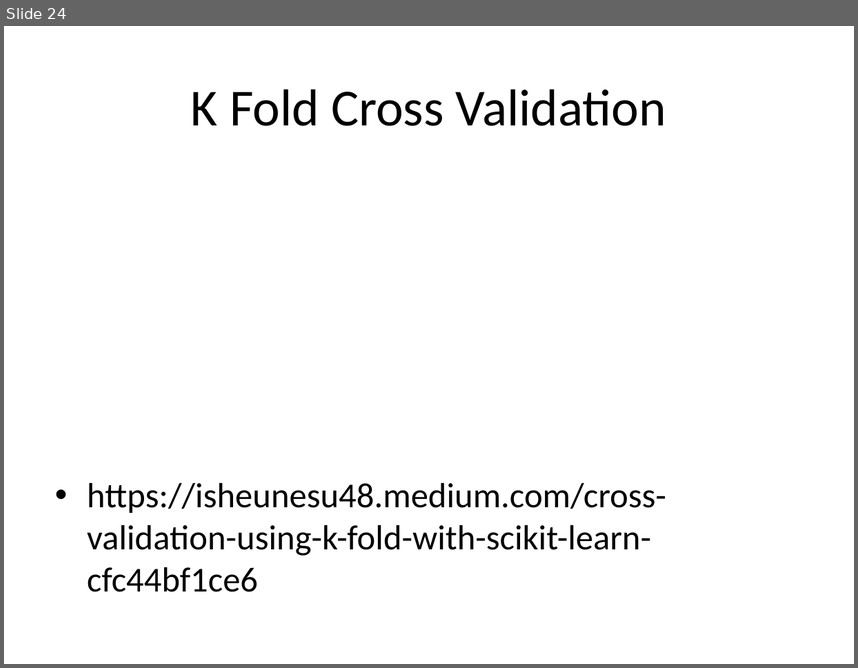
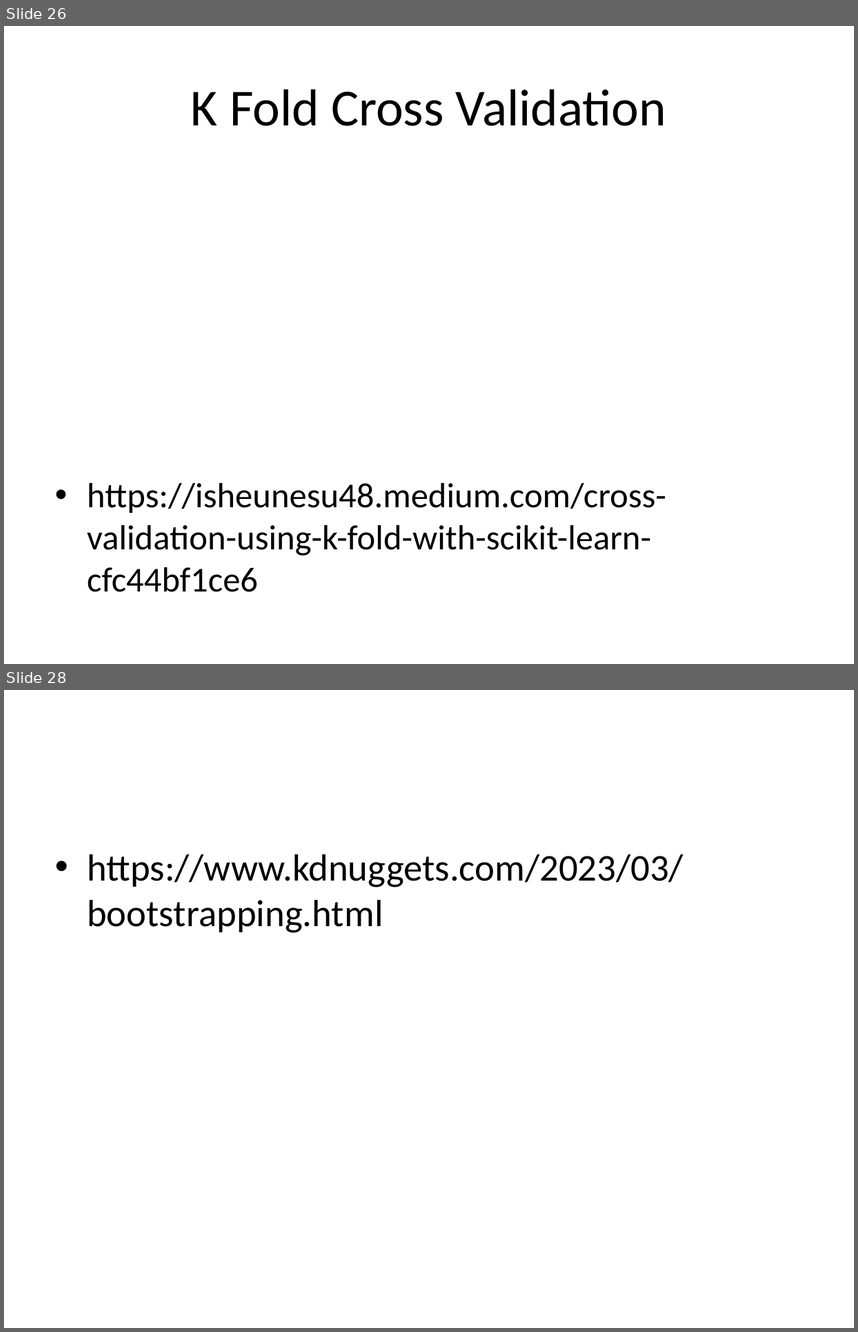
Before and after one commit to devipriyak/Machine-Learning-AI_ML-21-BAtch-V-sem, a slide deck: Unit 2.pptx. Shown one above the other, each under a label of ours: slide 24 before the commit, slides 26 and 28 after it; the slides between them are not shown. The pictures are 858x668 and 858x1332 pixels, drawn with LibreOffice and Linux fonts; fonts in the diff are those of the drawing. Boxes give left, top, right and bottom in pixels: in the first picture for what was removed or moved away, otherwise in the second. Text is boxed around its words. In the diff, an @@ line names an element or a change of style, - is before the commit and + after.

```diff
--- a/Unit 2.pptx
+++ b/Unit 2.pptx
@@ slide 28 added at [4,690,854,1328], background #FFFFFF @@
@@ text added at [87,854,684,933], 32 pt, text #000000 @@
+• https://www.kdnuggets.com/2023/03/bootstrapping.html
@@ what was slide 24 is now slide 26 @@
```
Also in this commit, not shown: 3 other slides added.
